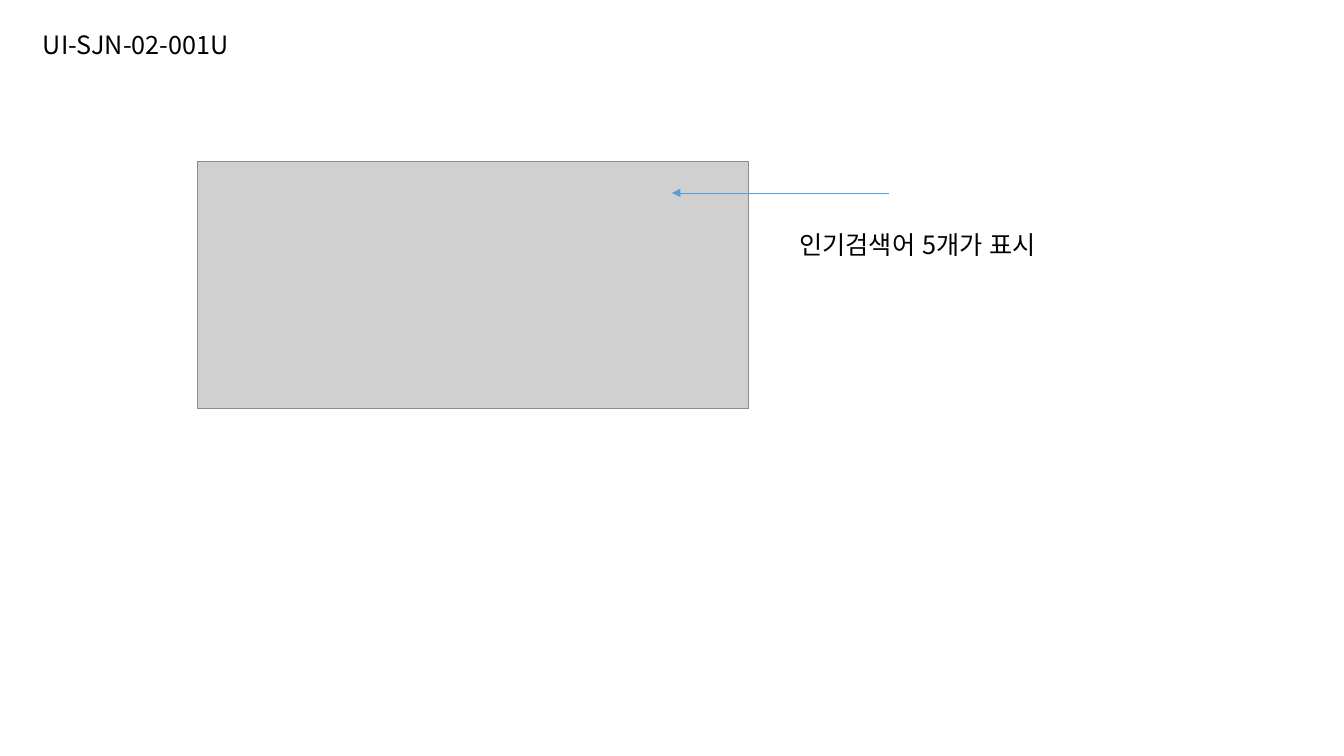
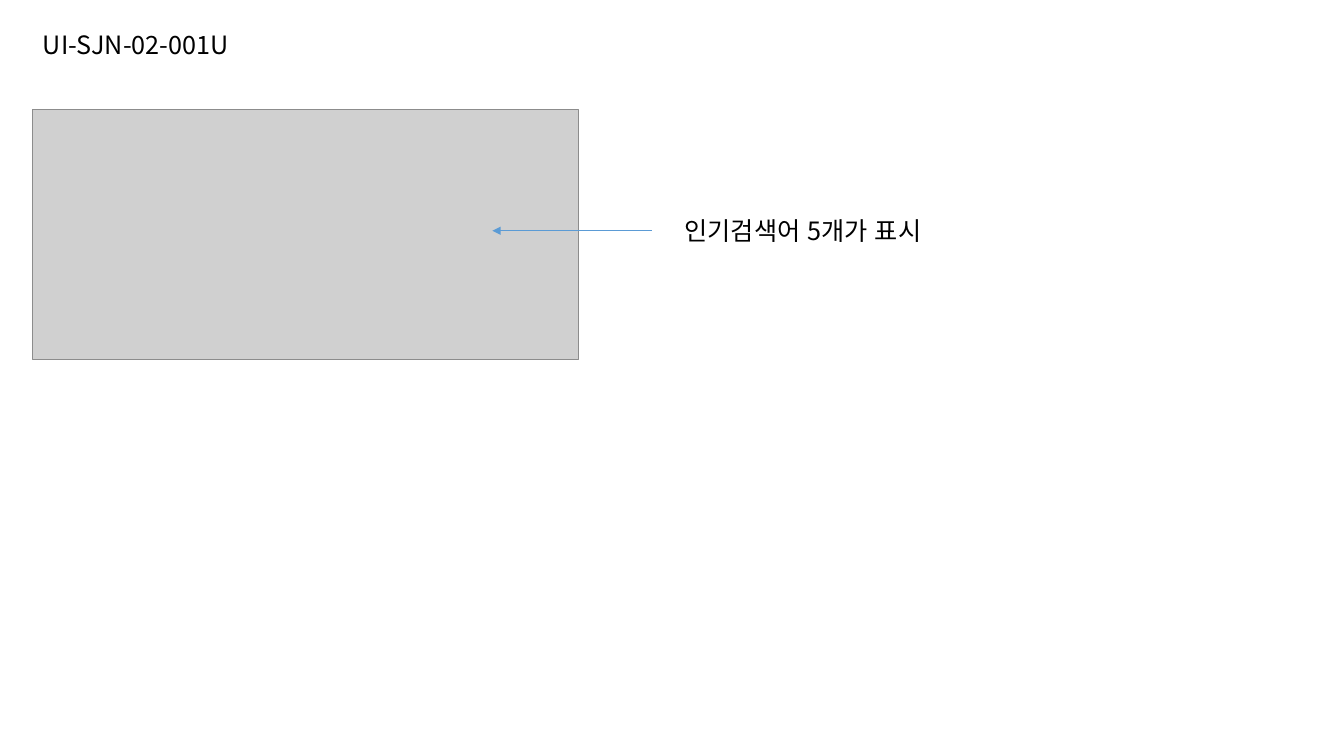
Before and after one commit to jeoungGyy/sejong, a slide deck: slide 5 of ppt/05-18.pptx. Drawn at 1344x756 pixels with LibreOffice and Linux fonts; fonts in the diff are those of the drawing; grey boxes stand for pictures. Boxes give left, top, right and bottom in pixels: in the first picture for what was removed or moved away, otherwise in the second. Text is boxed around its words. In the diff, an @@ line names an element or a change of style, - is before the commit and + after.

```diff
--- a/ppt/05-18.pptx
+++ b/ppt/05-18.pptx
@@ picture added at [32, 109, 579, 359] @@
@@ picture removed at [198, 162, 749, 409] @@
@@ arrow moved from (889, 193) - (673, 193) to (652, 231) - (493, 231) @@
@@ text "인기검색어 5개가 표시": place and size @@
-text "인기검색어 5개가 표시" at [799, 233, 1036, 256]
+text "인기검색어 5개가 표시" at [685, 219, 921, 242]
```
Also in this commit, not shown: 1 other slide changed, 2 other files.
